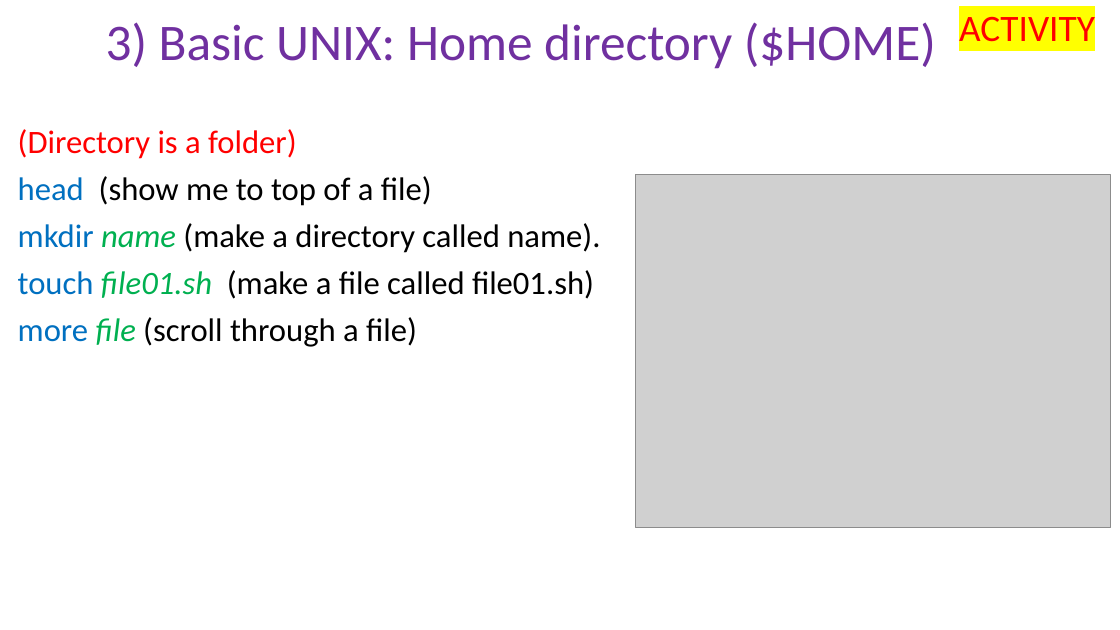
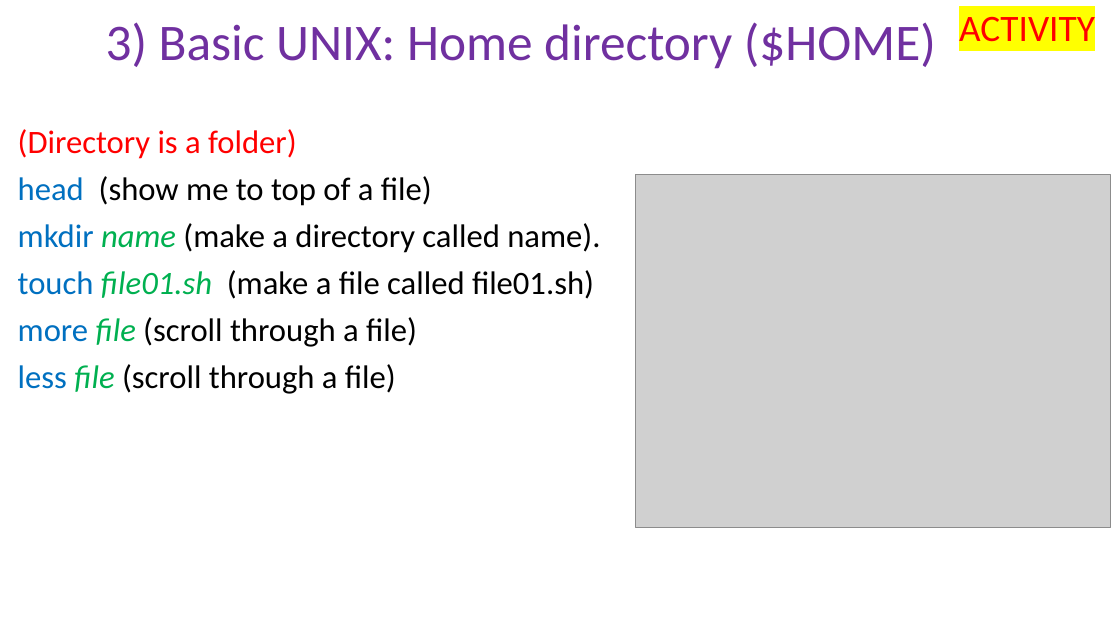
Before and after one commit to peterthorpe5/Sys_admin, a slide deck: slide 3 of cluster_course/powerpoint/3_basic_UNIX.pptx. Drawn at 1120x630 pixels with LibreOffice and Linux fonts; fonts in the diff are those of the drawing; grey boxes stand for pictures. Boxes give left, top, right and bottom in pixels: in the first picture for what was removed or moved away, otherwise in the second. Text is boxed around its words. In the diff, an @@ line names an element or a change of style, - is before the commit and + after.

```diff
--- a/cluster_course/powerpoint/3_basic_UNIX.pptx
+++ b/cluster_course/powerpoint/3_basic_UNIX.pptx
@@ text at box(18, 364, 396, 394): paragraph added @@
+less file (scroll through a file)
```
Also in this commit, not shown: 4 other slides changed, 1 slide added, 1 other file.
